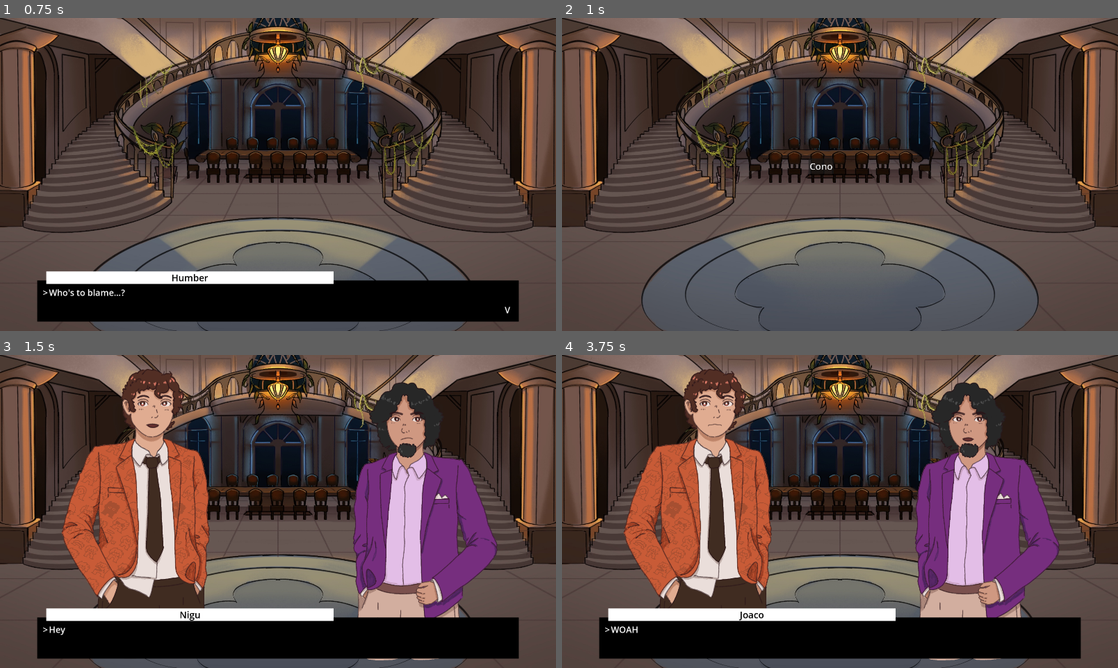
Above: before the commit, frames 1-4 (two rows, left to right).
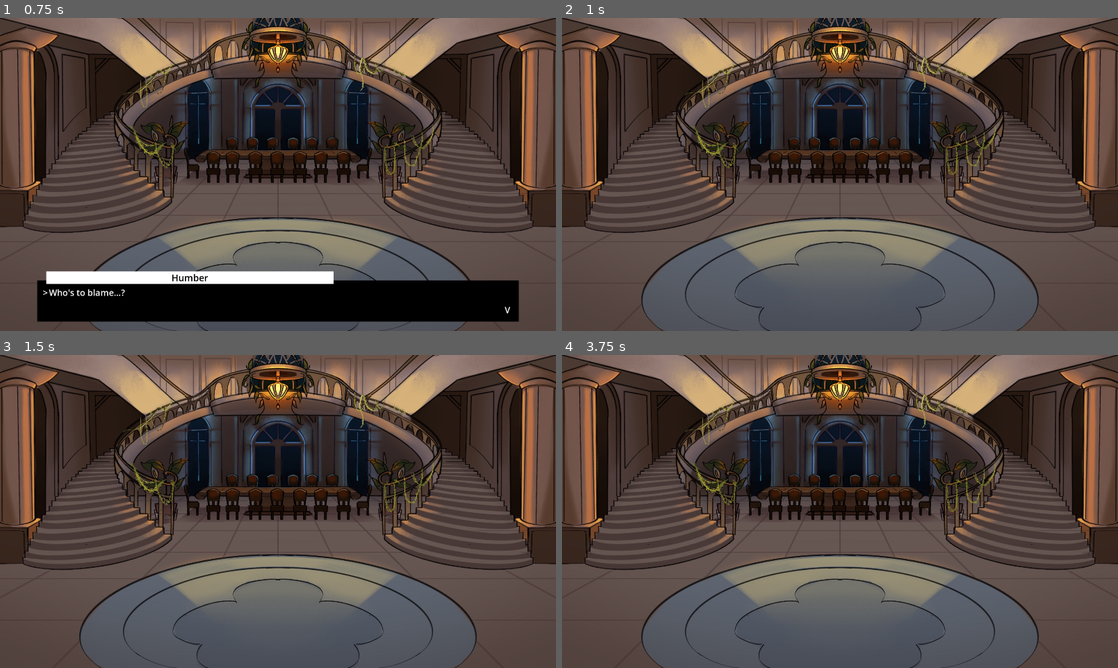
Above: after the commit, the same moments.

Repository: Kimbix/WKC
Game: Godot game, scene res://Scenes/Ending/SCN_endings.tscn
The game is run twice, just before and just after one commit, with the same random seed, the same clock (stepped at 60 frames per second) and the same inputs. This scene is started directly instead of the project's main scene.
Inputs (mouse positions are in pixels of both pictures, inside the frame that each line leads up to):
- Up to frame 1 (0.75 s): tap Enter (ui_accept) at 0.5 s; move the mouse to (400, 158) at 0.52 s; hold Right (dodge_right) from 0.53 s (still down); click (400, 158) at 0.67 s
- Up to frame 2 (1 s): keep holding Right (dodge_right); tap Enter (ui_accept) at 0.77 s
- Up to frame 3 (1.5 s): release Right (dodge_right) at 1.25 s; click (261, 502) at 1.25 s, where only the run before the commit has a clickable "Cono"
- Up to frame 4 (3.75 s): drag from (728, 527) to (812, 574) at 2.02 s; move the mouse to (895, 442) at 2.77 s; hold Right (dodge_right) 2.78-3.5 s; tap Enter (ui_accept) at 3.5 s; drag from (812, 574) to (673, 464) at 3.52 s

Frame 1 is identical in both runs. In frame 2, less than 0.1% of the frame differs, in the area x 44-49%, y 45-50%; in frame 3, 39%; in frame 4, 39%, in the area x 6-94%, y 4-98%.

Commit message:
FIX: fixed cono ending always appearing

Diff:
--- a/Scenes/Ending/SCR_endings.gd
+++ b/Scenes/Ending/SCR_endings.gd
@@ -43,7 +43,6 @@
 			tbi.fade_black_back_in(func(): get_tree().change_scene_to_file("res://SCN_punch_mother_fucking_out.tscn"), exit_func)
 
 func show_buttons():
-	ScrPersistentData.possible_endings.append(ScrPersistentData.Endings.CONO)
 	for ending in ScrPersistentData.possible_endings:
 		match(ending):
 			ScrPersistentData.Endings.CRIS:
